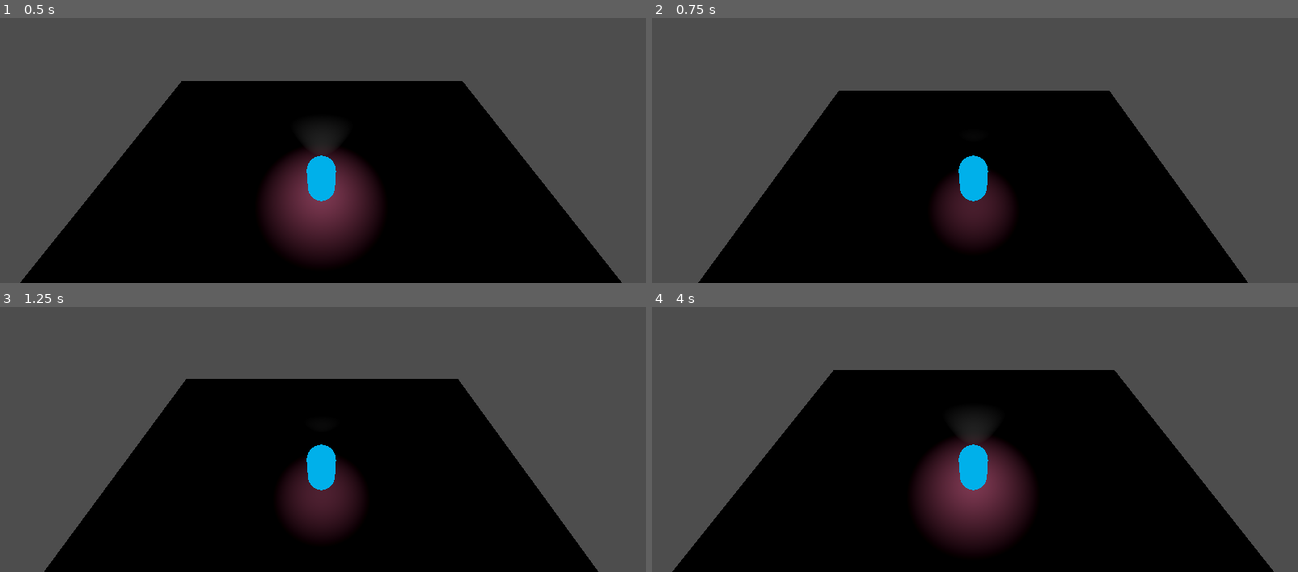
Above: before the commit, frames 1-4 (two rows, left to right).
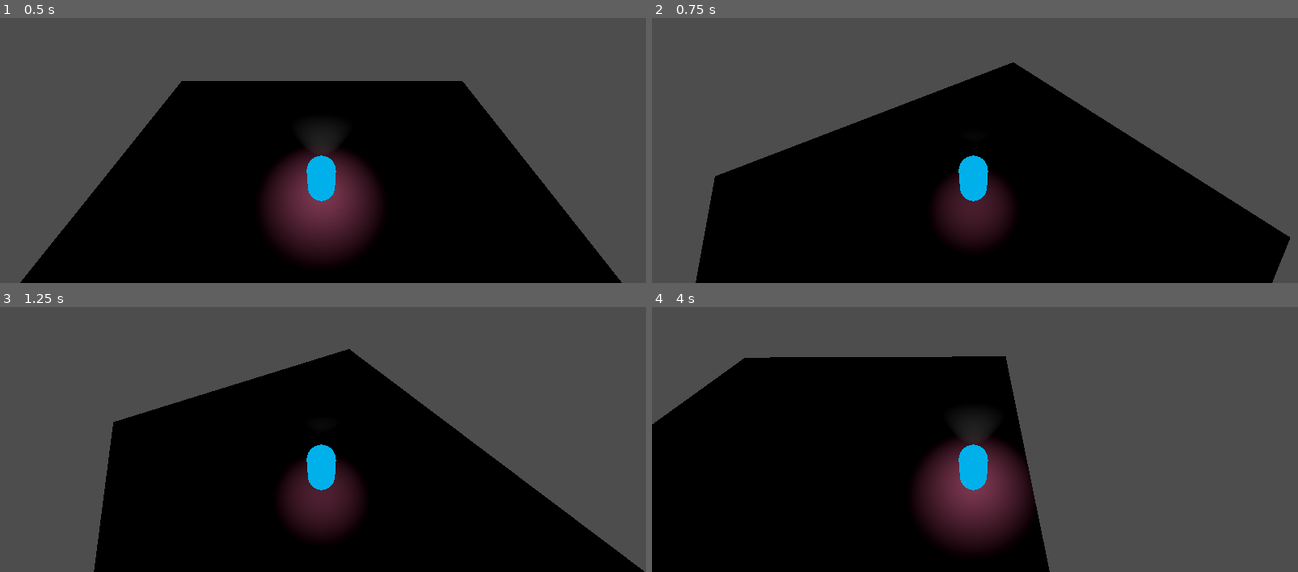
Above: after the commit, the same moments.

Repository: AmirHA-dotcom/BugsBuzzy
Game: Godot game, scene res://Scense/node_3d.tscn
Two runs of this game, one before a commit and one after it. Both use one fixed random seed, a clock stepped at 60 frames per second and the inputs below.
Inputs:
- Up to frame 1 (0.5 s): no input
- Up to frame 2 (0.75 s): tap Enter (ui_accept) at 0.5 s; hold E (rotate_right, bound only after the commit) from 0.53 s (still down)
- Up to frame 3 (1.25 s): keep holding E (rotate_right, bound only after the commit); tap Enter (ui_accept) at 0.77 s
- Up to frame 4 (4 s): release E (rotate_right, bound only after the commit) at 1.28 s; hold S (ui_down) 1.28-2.03 s; tap Enter (ui_accept) at 1.52, 3.02, 3.77 s; hold E (rotate_right, bound only after the commit) 2.03-2.78 s; hold W (ui_up) 2.78-3.53 s; hold Q (rotate_left, bound only after the commit) from 3.53 s (still down)

Frame 1 is identical in both runs. In frame 2, 9.2% of the frame differs, in the area x 6-99%, y 16-100%; in frame 3, 7.3%; in frame 4, 32%, in the area x 0-97%, y 18-100%.

Commit message:
player rotaation

Diff:
--- a/Player/player.gd
+++ b/Player/player.gd
@@ -1,12 +1,11 @@
 extends CharacterBody3D
-
 
 const SPEED = 5.0
 const JUMP_VELOCITY = 4.5
-
+const ROTATION_SPEED = 3.0 # Speed at which the player rotates when pressing Q/E
 
 func _physics_process(delta: float) -> void:
-	# Add the gravity.
+	# Add gravity.
 	if not is_on_floor():
 		velocity += get_gravity() * delta
 
@@ -14,10 +13,10 @@
 	if Input.is_action_just_pressed("ui_accept") and is_on_floor():
 		velocity.y = JUMP_VELOCITY
 
-	# Get the input direction and handle the movement/deceleration.
-	# As good practice, you should replace UI actions with custom gameplay actions.
+	# Get the input direction and handle movement/deceleration.
 	var input_dir := Input.get_vector("ui_left", "ui_right", "ui_up", "ui_down")
 	var direction := (transform.basis * Vector3(input_dir.x, 0, input_dir.y)).normalized()
+
 	if direction:
 		velocity.x = direction.x * SPEED
 		velocity.z = direction.z * SPEED
@@ -25,4 +24,10 @@
 		velocity.x = move_toward(velocity.x, 0, SPEED)
 		velocity.z = move_toward(velocity.z, 0, SPEED)
 
+	# Handle rotation with Q and E
+	if Input.is_action_pressed("rotate_right"):
+		rotation.y -= ROTATION_SPEED * delta
+	elif Input.is_action_pressed("rotate_left"):
+		rotation.y += ROTATION_SPEED * delta
+
 	move_and_slide()
--- a/project.godot
+++ b/project.godot
@@ -45,3 +45,13 @@
 , Object(InputEventJoypadMotion,"resource_local_to_scene":false,"resource_name":"","device":0,"axis":1,"axis_value":1.0,"script":null)
 ]
 }
+rotate_left={
+"deadzone": 0.2,
+"events": [null, Object(InputEventKey,"resource_local_to_scene":false,"resource_name":"","device":0,"window_id":0,"alt_pressed":false,"shift_pressed":false,"ctrl_pressed":false,"meta_pressed":false,"pressed":false,"keycode":0,"physical_keycode":81,"key_label":0,"unicode":0,"location":0,"echo":false,"script":null)
+]
+}
+rotate_right={
+"deadzone": 0.2,
+"events": [Object(InputEventKey,"resource_local_to_scene":false,"resource_name":"","device":0,"window_id":0,"alt_pressed":false,"shift_pressed":false,"ctrl_pressed":false,"meta_pressed":false,"pressed":false,"keycode":0,"physical_keycode":69,"key_label":0,"unicode":0,"location":0,"echo":false,"script":null)
+]
+}
